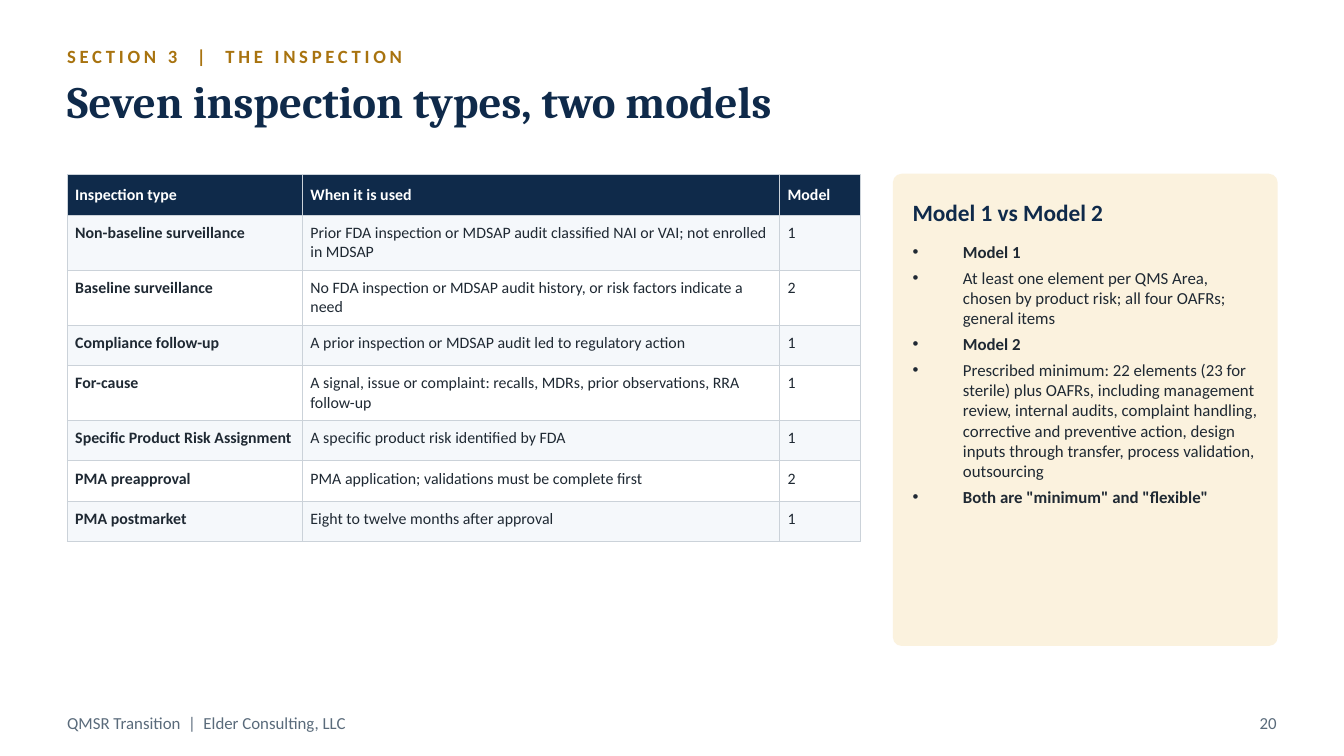
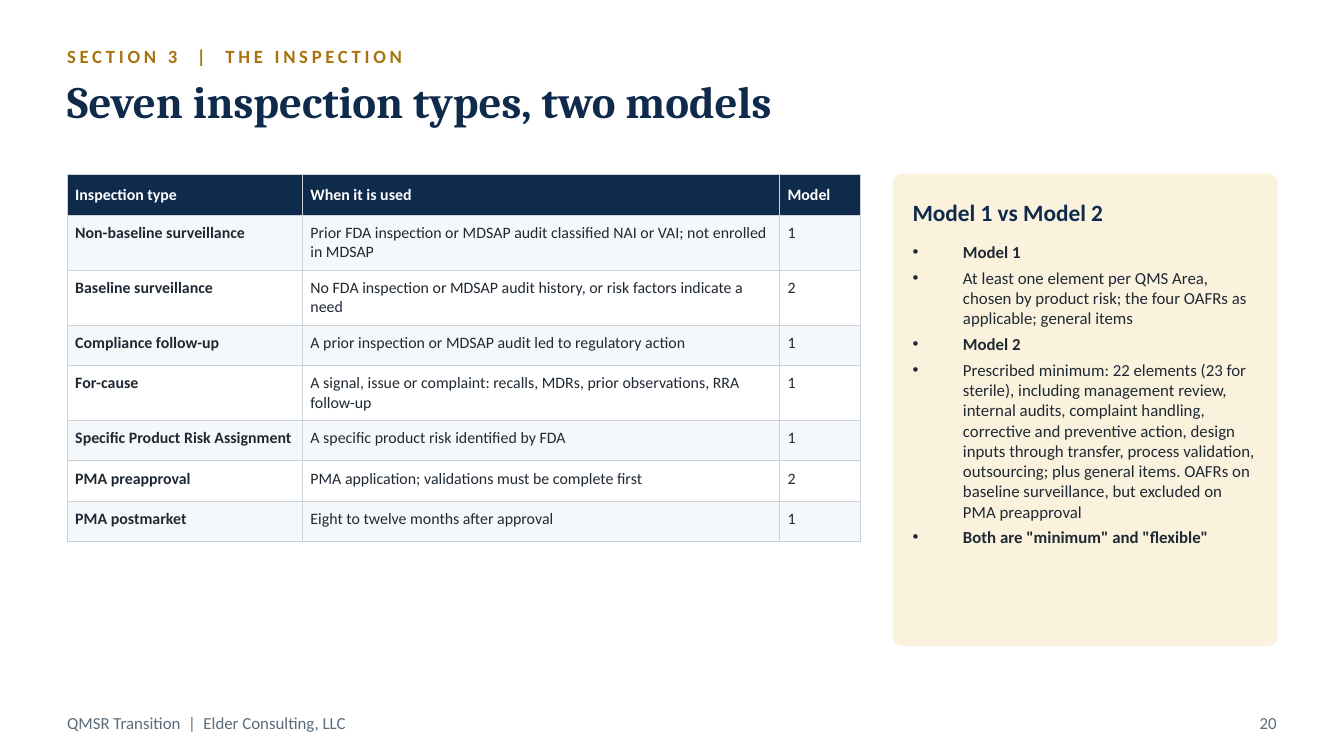
Before and after one commit to Jordantelder/my-website, a slide deck: slide 20 of seminars/qmsr-transition/QMSR-Transition-Seminar.pptx. Drawn at 1344x756 pixels with LibreOffice and Linux fonts; fonts in the diff are those of the drawing. Boxes give left, top, right and bottom in pixels: in the first picture for what was removed or moved away, otherwise in the second. Text is boxed around its words. In the diff, an @@ line names an element or a change of style, - is before the commit and + after.

```diff
--- a/seminars/qmsr-transition/QMSR-Transition-Seminar.pptx
+++ b/seminars/qmsr-transition/QMSR-Transition-Seminar.pptx
@@ text at <box>963,272,1247,327</box>: text changed @@
-• At least one element per QMS Area, chosen by product risk; all four OAFRs; general items
+• At least one element per QMS Area, chosen by product risk; the four OAFRs as applicable; general items
@@ text at <box>963,364,1254,521</box>: text changed @@
-• Prescribed minimum: 22 elements (23 for sterile) plus OAFRs, including management review, internal audits, complaint handling, corrective and preventive action, design inputs through transfer, process validation, outsourcing
+• Prescribed minimum: 22 elements (23 for sterile), including management review, internal audits, complaint handling, corrective and preventive action, design inputs through transfer, process validation, outsourcing; plus general items. OAFRs on baseline surveillance, but excluded on PMA preapproval
```
Also in this commit, not shown: 7 other files.
